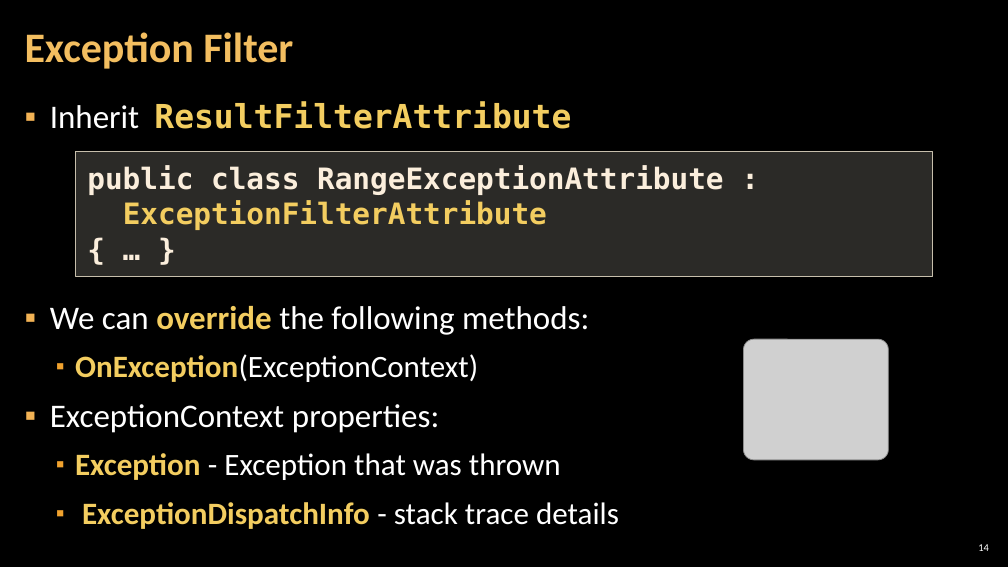
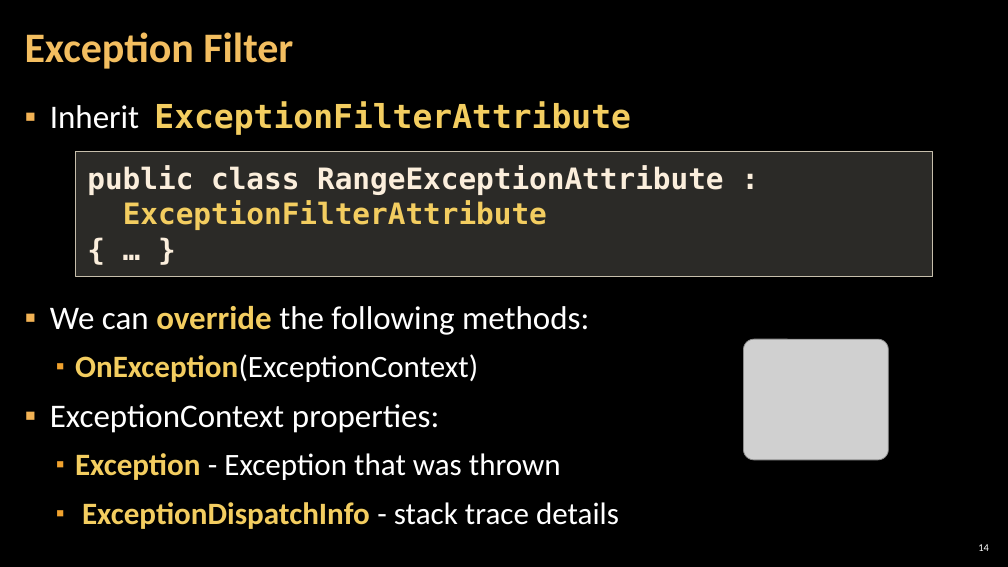
Before and after one commit to astambi/CSharp-MVC-Frameworks-ASP.NET-Core, a slide deck: slide 14 of 00-Resources/04. CSharp-MVC-Frameworks-ASP.NET-Core-Filters.pptx. Drawn at 1008x567 pixels with LibreOffice and Linux fonts; fonts in the diff are those of the drawing; grey boxes stand for pictures; background and template pictures are left out. Boxes give left, top, right and bottom in pixels: in the first picture for what was removed or moved away, otherwise in the second. Text is boxed around its words. In the diff, an @@ line names an element or a change of style, - is before the commit and + after.

```diff
--- a/00-Resources/04. CSharp-MVC-Frameworks-ASP.NET-Core-Filters.pptx
+++ b/00-Resources/04. CSharp-MVC-Frameworks-ASP.NET-Core-Filters.pptx
@@ text at box(50, 101, 631, 135): text changed @@
-▪ Inherit ResultFilterAttribute
+▪ Inherit ExceptionFilterAttribute
```
Also in this commit, not shown: 1 other slide changed, 3 other files.
